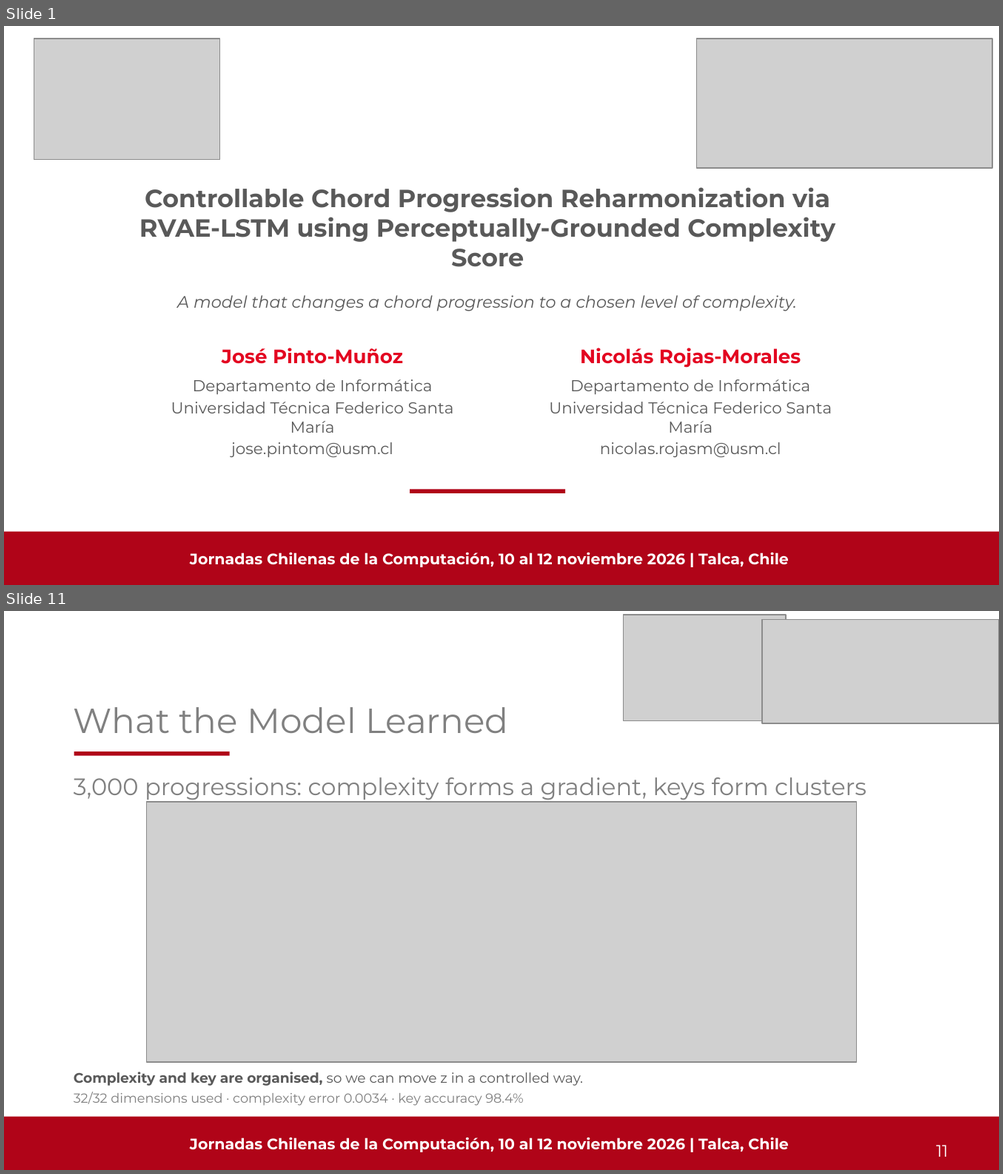
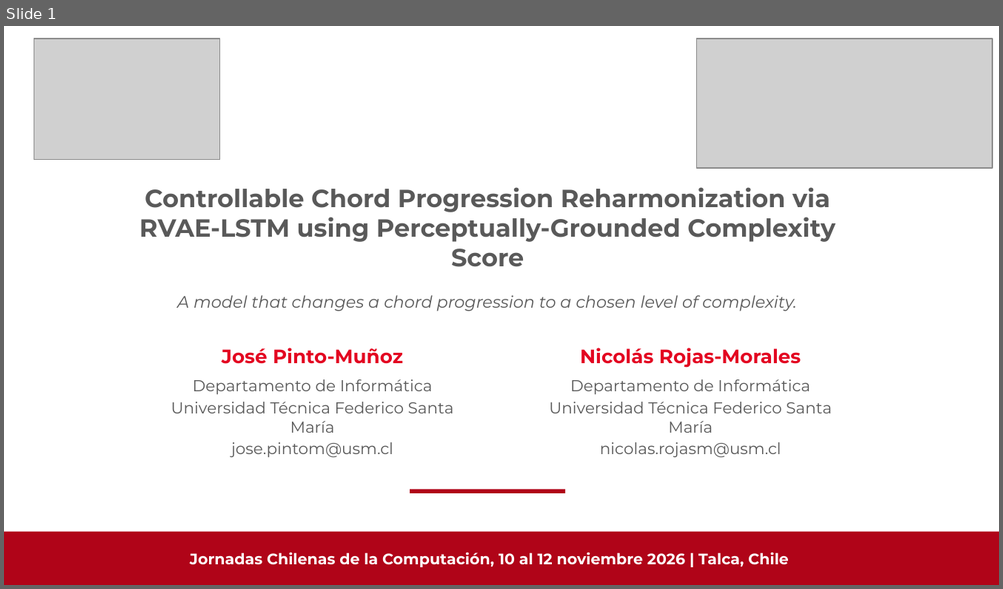
Before and after one commit to Pepebeats-flp/SCL_2.0, a slide deck: JCC2026/PEARL_JCC2026.pptx. Shown one above the other, each under a label of ours: slides 1 and 11 before the commit, slide 1 after it; the slides between them are not shown. The pictures are 1003x1174 and 1003x589 pixels, drawn with LibreOffice and Linux fonts; fonts in the diff are those of the drawing; grey boxes stand for pictures. Boxes give left, top, right and bottom in pixels: in the first picture for what was removed or moved away, otherwise in the second. Text is boxed around its words. In the diff, an @@ line names an element or a change of style, - is before the commit and + after.

```diff
--- a/JCC2026/PEARL_JCC2026.pptx
+++ b/JCC2026/PEARL_JCC2026.pptx
@@ slide 11 removed at box(4, 611, 999, 1170), background #FFFFFF @@
@@ picture removed at box(623, 615, 785, 721) @@
@@ picture removed at box(762, 620, 999, 723) @@
@@ title removed at box(74, 707, 508, 733) @@
-What the Model Learned
@@ rectangle removed at box(74, 752, 229, 755) @@
@@ title removed at box(74, 777, 866, 800) @@
-3,000 progressions: complexity forms a gradient, keys form clusters
@@ picture removed at box(146, 802, 856, 1062) @@
@@ text removed at box(74, 1072, 583, 1106) @@
-Complexity and key are organised, so we can move z in a controlled way.
-32/32 dimensions used · complexity error 0.0034 · key accuracy 98.4%
@@ rectangle removed at box(4, 1117, 999, 1170) @@
@@ text removed at box(190, 1138, 788, 1153) @@
-Jornadas Chilenas de la Computación, 10 al 12 noviembre 2026 | Talca, Chile
@@ text removed at box(936, 1145, 948, 1157) @@
-11
```
Also in this commit, not shown: 13 slides changed, 2 slides added, 2 other slides removed, 18 other files.
